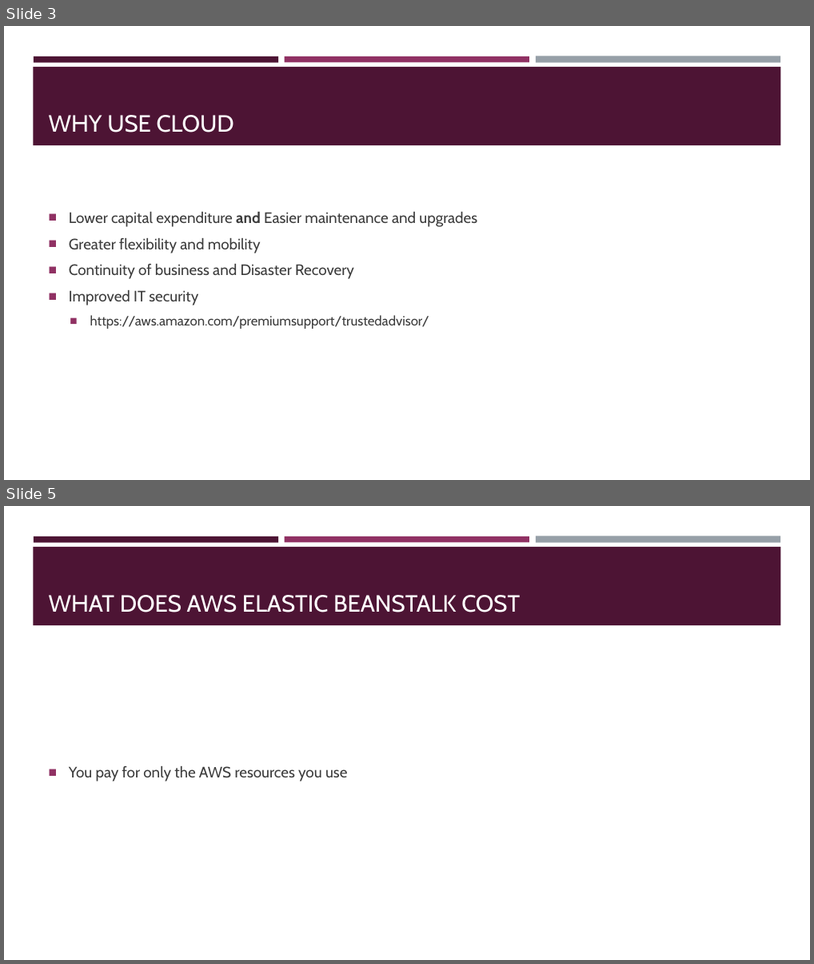
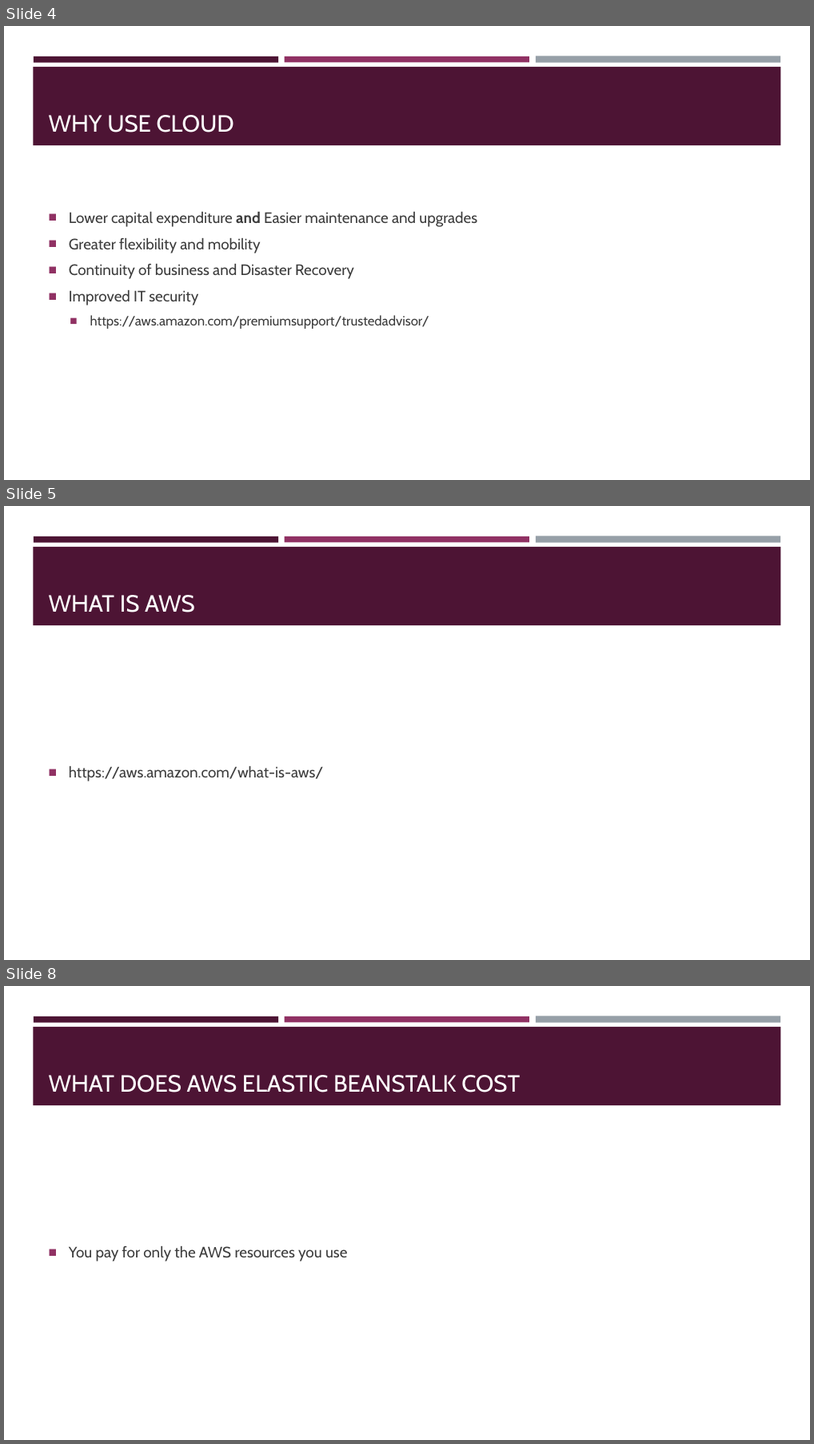
Before and after one commit to lasiewicz/demo, a slide deck: presentation.pptx. Shown one above the other, each under a label of ours: slides 3 and 5 before the commit, slides 4, 5 and 8 after it; the slides between them are not shown. The pictures are 814x964 and 814x1444 pixels, drawn with LibreOffice and Linux fonts; fonts in the diff are those of the drawing. Boxes give left, top, right and bottom in pixels: in the first picture for what was removed or moved away, otherwise in the second. Text is boxed around its words. In the diff, an @@ line names an element or a change of style, - is before the commit and + after.

```diff
--- a/presentation.pptx
+++ b/presentation.pptx
@@ slide 5 added at box(4, 506, 810, 960), background #FFFFFF; not listed: 4 template elements that a slide beside it also shows @@
@@ title added at box(49, 595, 195, 612), 28 pt, text #FFFFFF @@
+WHAT IS AWS
@@ text added at box(69, 766, 324, 781), 18 pt, text #3D3D3D @@
+■ https://aws.amazon.com/what-is-aws/
@@ what was slide 3 is now slide 4 @@
@@ what was slide 5 is now slide 8 @@
```
Also in this commit, not shown: 3 slides changed, 4 other slides added, 22 other files.
